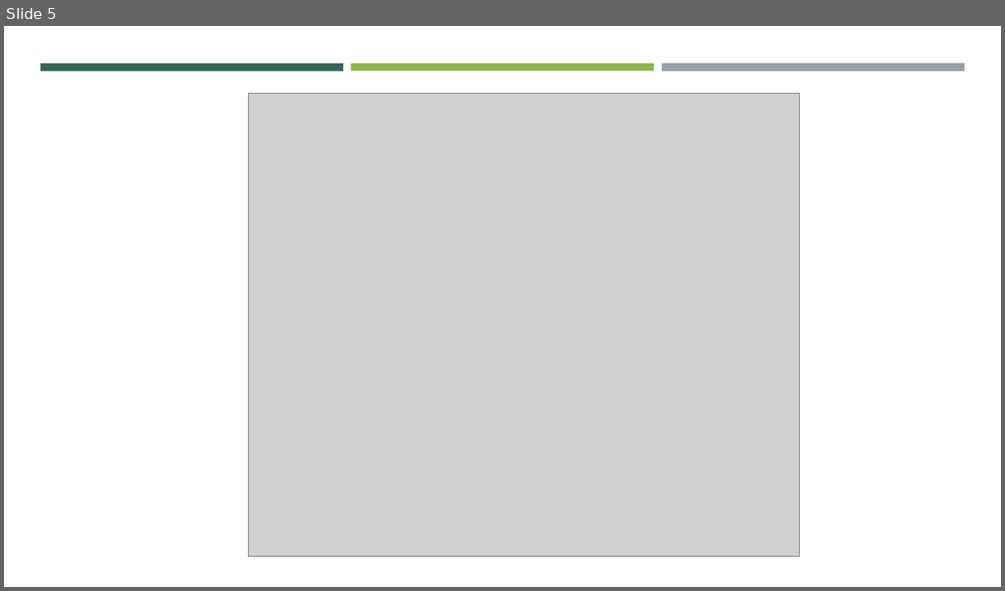
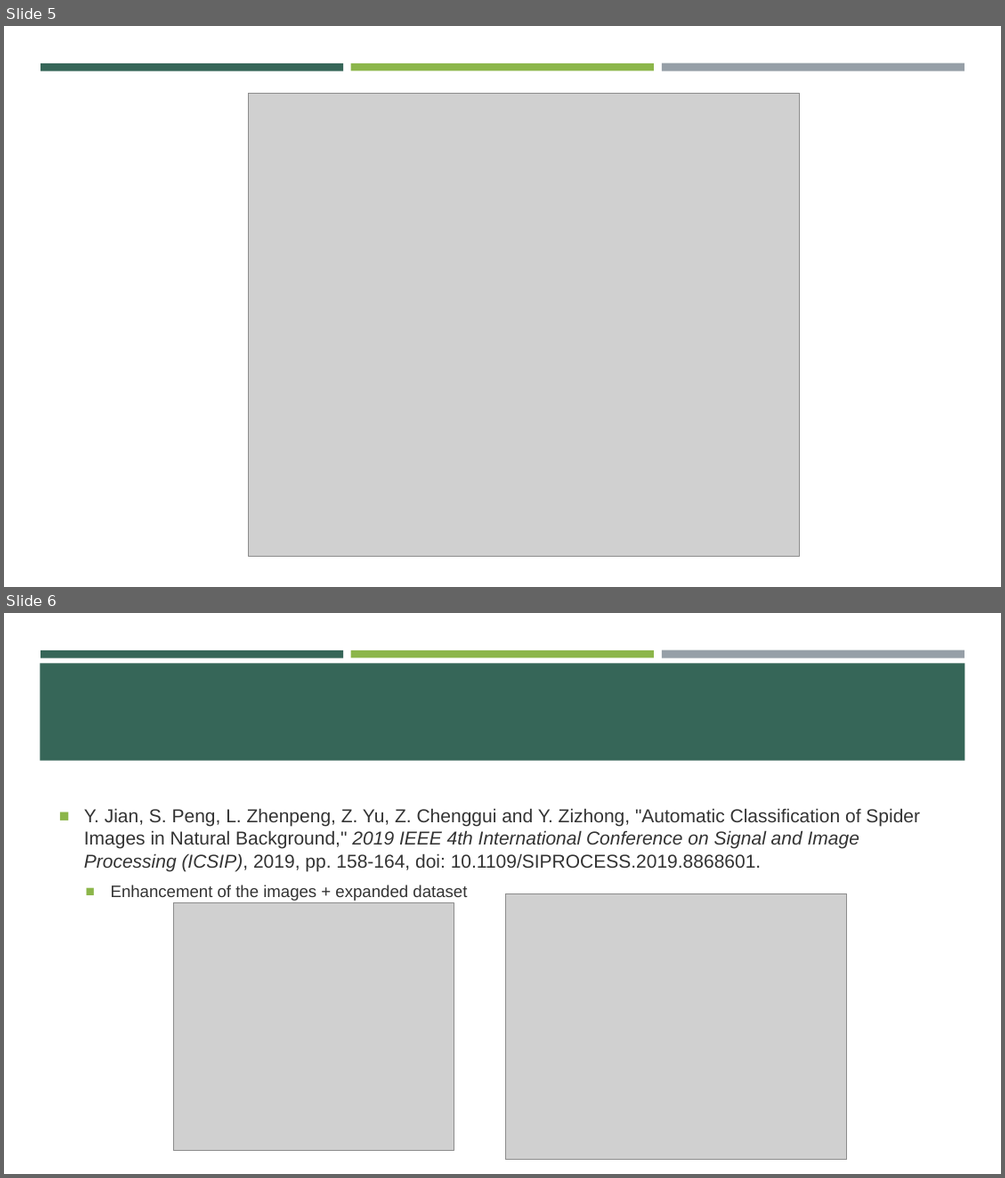
Before and after one commit to ErickaBermudez/spider-classification, a slide deck: docs/01 Project Presentation.pptx. Shown one above the other, each under a label of ours: slide 5 before the commit, slides 5 and 6 after it. The pictures are 1005x591 and 1005x1178 pixels, drawn with LibreOffice and Linux fonts; fonts in the diff are those of the drawing; grey boxes stand for pictures. Boxes give left, top, right and bottom in pixels: in the first picture for what was removed or moved away, otherwise in the second. Text is boxed around its words. In the diff, an @@ line names an element or a change of style, - is before the commit and + after.

```diff
--- a/docs/01 Project Presentation.pptx
+++ b/docs/01 Project Presentation.pptx
@@ slide 6 added at [4,613,1001,1174], background #FFFFFF; not listed: 3 template elements that a slide beside it also shows @@
@@ rectangle added at [40,663,965,761], fill #366658 @@
@@ text added at [84,808,920,900], 18 pt, text #333333 @@
+■ Y. Jian, S. Peng, L. Zhenpeng, Z. Yu, Z. Chenggui and Y. Zizhong, "Automatic Classification of Spider Images in Natural Background," 2019 IEEE 4th International Conference on Signal and Image Processing (ICSIP), 2019, pp. 158-164, doi: 10.1109/SIPROCESS.2019.8868601.
+  ■ Enhancement of the images + expanded dataset
@@ picture added at [174,903,454,1151] @@
@@ picture added at [506,893,848,1159] @@
```
Also in this commit, not shown: 4 slides changed, 4 other slides added, 1 slide removed.
